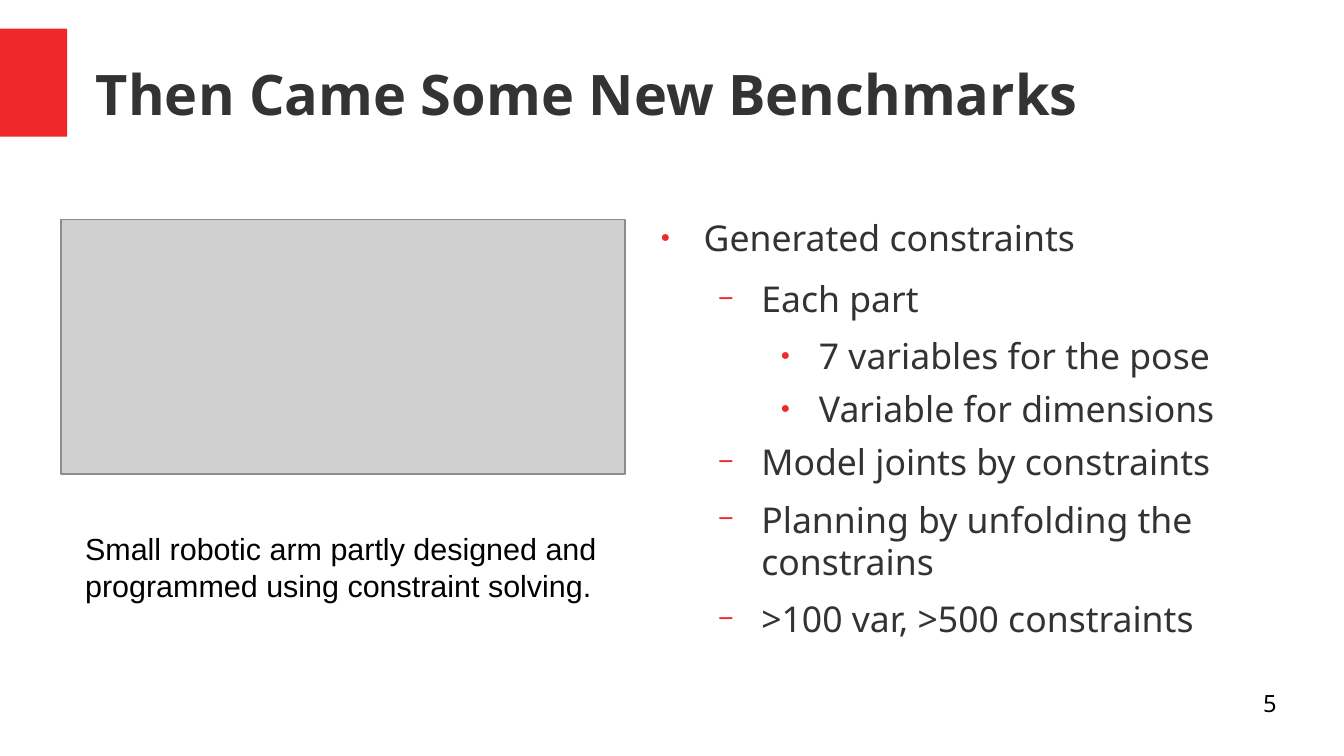
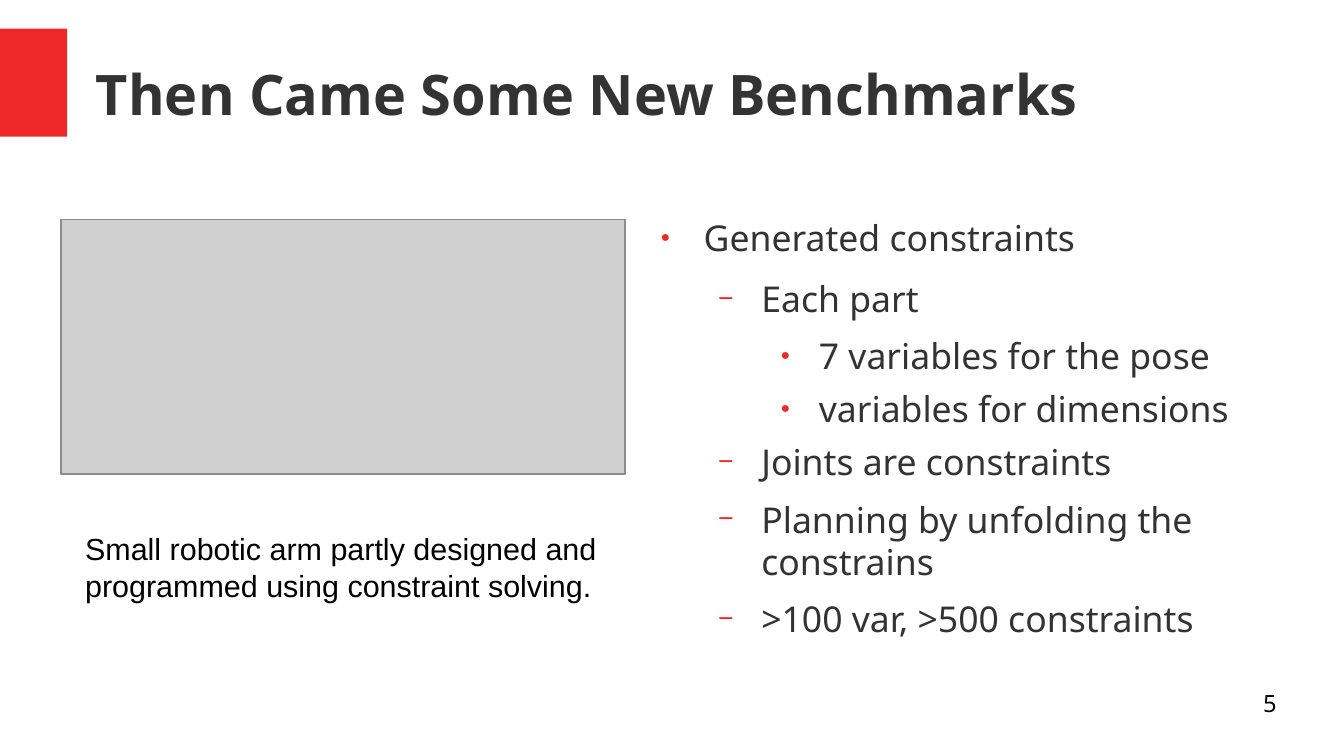
Before and after one commit to dzufferey/presentations, a slide deck: slide 5 of 2019_07_13_NSV/nsv.odp. Drawn at 1344x756 pixels with LibreOffice and Linux fonts; fonts in the diff are those of the drawing; grey boxes stand for pictures. Boxes give left, top, right and bottom in pixels: in the first picture for what was removed or moved away, otherwise in the second. Text is boxed around its words. In the diff, an @@ line names an element or a change of style, - is before the commit and + after.

```diff
--- a/2019_07_13_NSV/nsv.odp
+++ b/2019_07_13_NSV/nsv.odp
@@ text at <box>761,395,1229,482</box>: text changed @@
-    ● Variable for dimensions
-  − Model joints by constraints
+    ● variables for dimensions
+  − Joints are constraints
```
Also in this commit, not shown: 3 other slides changed, 34 other files.
